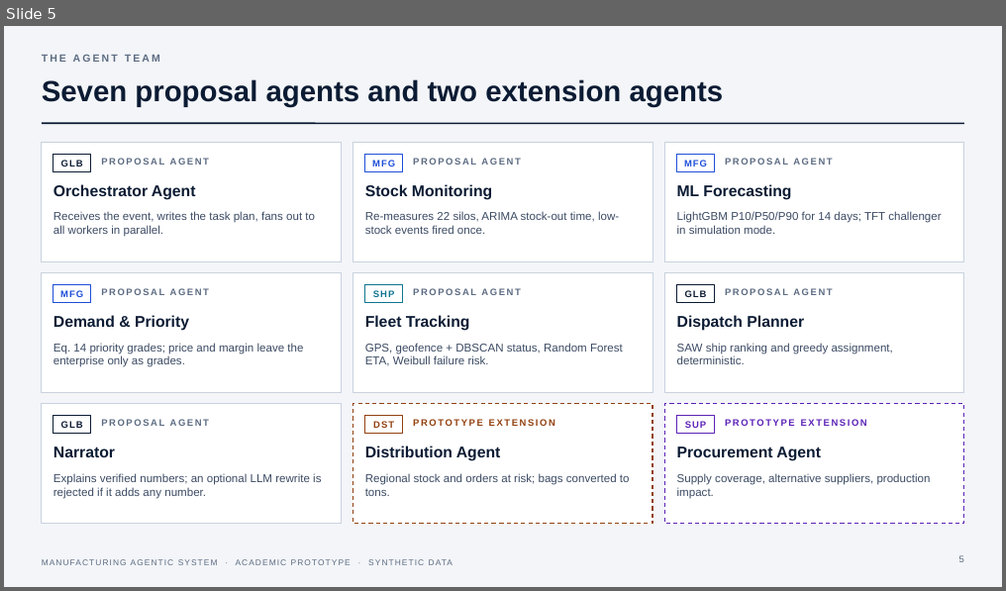
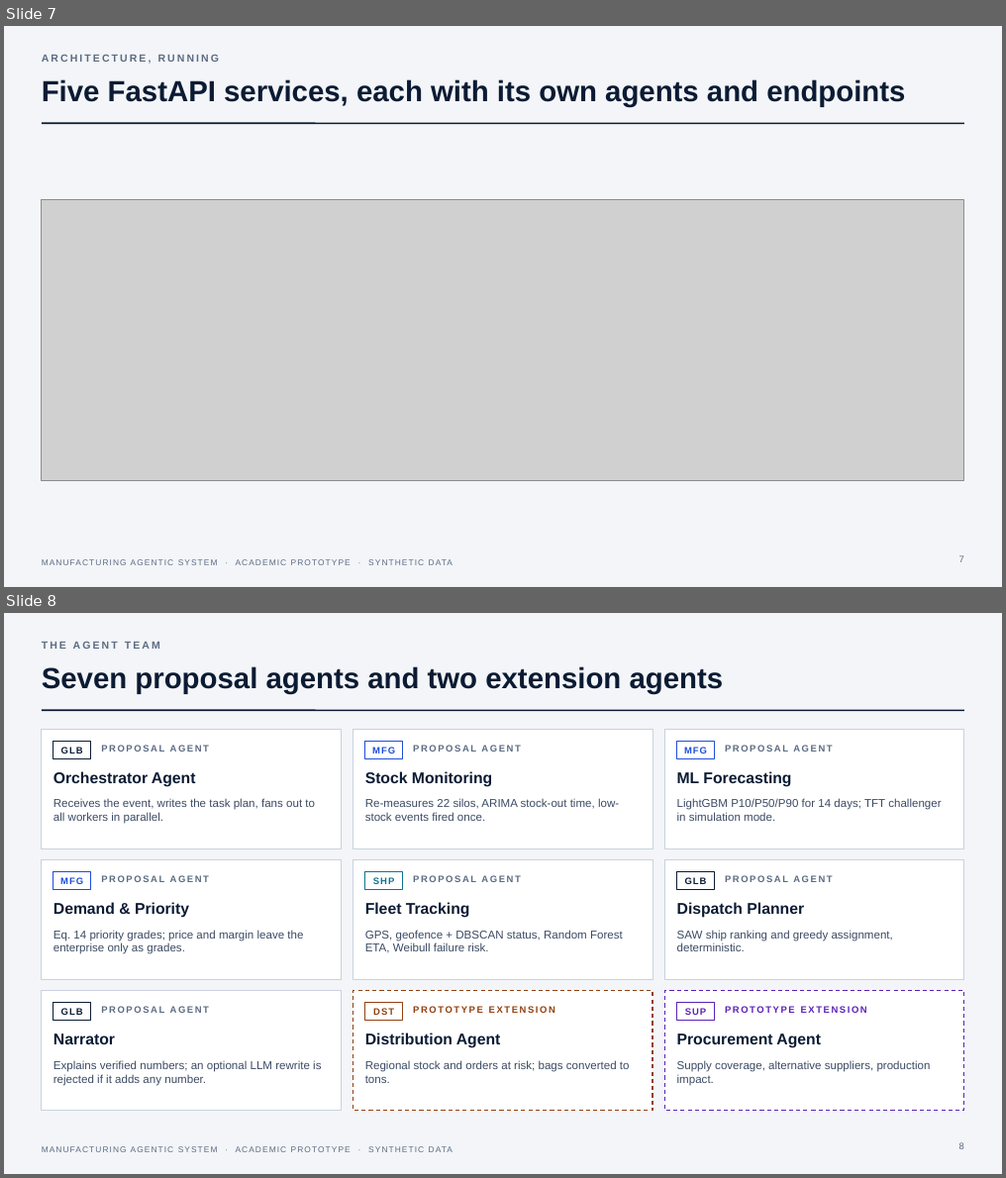
Before and after one commit to hamzaharmanhusni-ugm/manufacturing-agentic-system, a slide deck: docs/presentation/Manufacturing-Agentic-System.pptx. Shown one above the other, each under a label of ours: slide 5 before the commit, slides 7 and 8 after it. The pictures are 1006x591 and 1006x1178 pixels, drawn with LibreOffice and Linux fonts; fonts in the diff are those of the drawing; grey boxes stand for pictures. Boxes give left, top, right and bottom in pixels: in the first picture for what was removed or moved away, otherwise in the second. Text is boxed around its words. In the diff, an @@ line names an element or a change of style, - is before the commit and + after.

```diff
--- a/docs/presentation/Manufacturing-Agentic-System.pptx
+++ b/docs/presentation/Manufacturing-Agentic-System.pptx
@@ slide 7 added at (4, 26, 1002, 587), background #F3F5F8; not listed: 2 template elements that a slide beside it also shows @@
@@ text added at (42, 54, 219, 64), 10 pt, text #5C6B82, bold @@
+ARCHITECTURE, RUNNING
@@ title added at (42, 79, 905, 107), 28 pt, text #0B1B33, bold @@
+Five FastAPI services, each with its own agents and endpoints
@@ picture added at (42, 200, 964, 481) @@
@@ page number added at (959, 556, 964, 563), 9 pt, text #5C6B82 @@
+7
@@ what was slide 5 is now slide 8 @@
```
Also in this commit, not shown: 9 other slides added, 40 other files.
